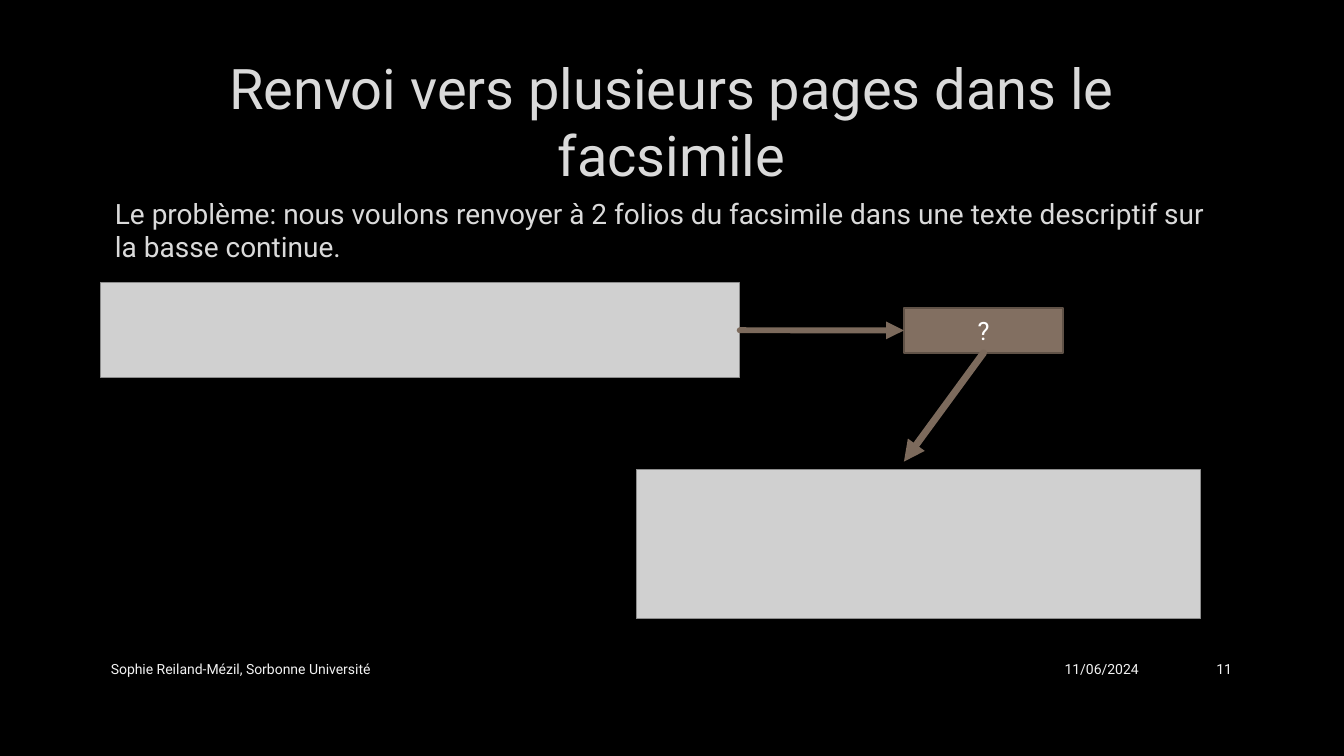
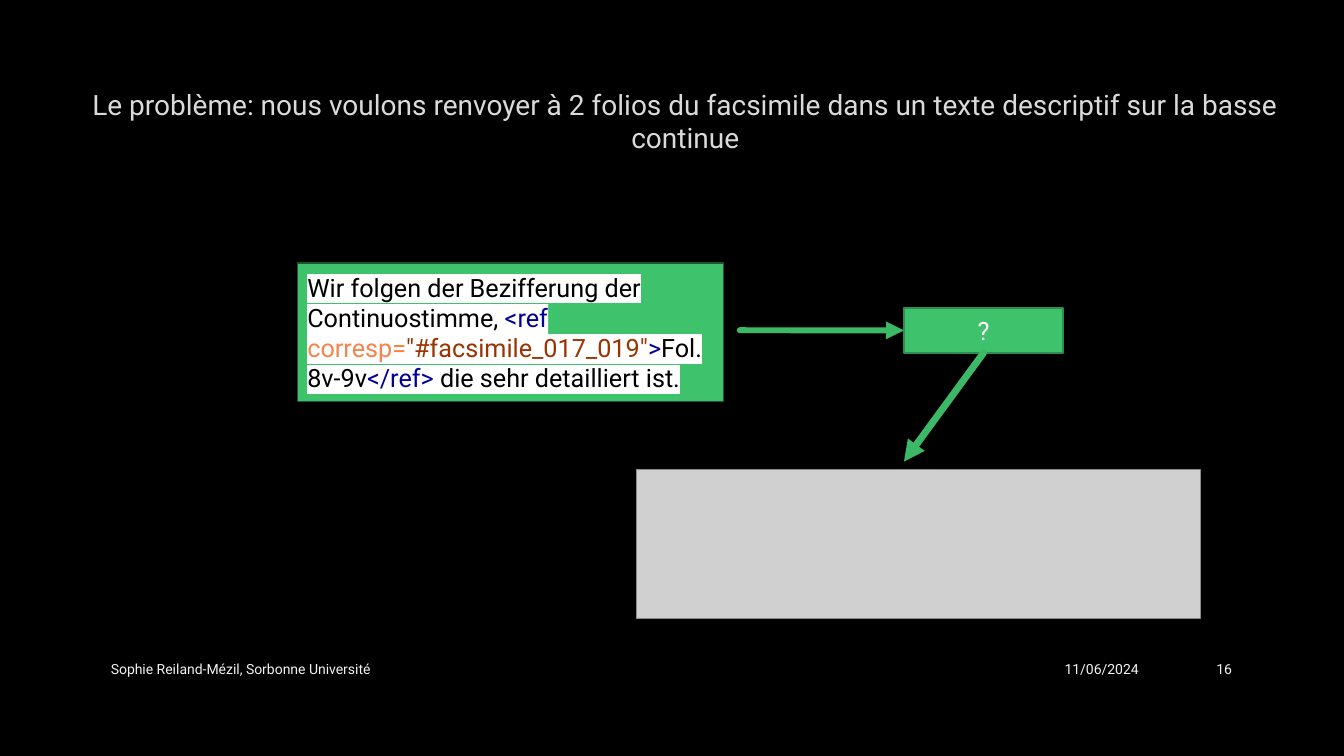
Before and after one commit to SophieReiland/graupner, a slide deck: slide 16 of presentations/Présentation_groupe_MEI.pptx (slide 11 before the commit). Drawn at 1344x756 pixels with LibreOffice and Linux fonts; fonts in the diff are those of the drawing; grey boxes stand for pictures; background and template pictures are left out. Boxes give left, top, right and bottom in pixels: in the first picture for what was removed or moved away, otherwise in the second. Text is boxed around its words. In the diff, an @@ line names an element or a change of style, - is before the commit and + after.

```diff
--- a/presentations/Présentation_groupe_MEI.pptx
+++ b/presentations/Présentation_groupe_MEI.pptx
@@ title at bbox=[92, 93, 1277, 149]: text changed; size 40 to 20 pt @@
-Renvoi vers plusieurs pages dans le facsimile
+Le problème: nous voulons renvoyer à 2 folios du facsimile dans un texte descriptif sur la basse continue
@@ text removed at bbox=[115, 202, 1203, 258] @@
-Le problème: nous voulons renvoyer à 2 folios du facsimile dans une texte descriptif sur la basse continue.
@@ rectangle added at bbox=[297, 263, 724, 401], fill #3EC26C, outline #1B552F 1.25 pt, 18 pt, text #000000 @@
+Wir folgen der Bezifferung der Continuostimme, <ref corresp="#facsimile_017_019">Fol. 8v-9v</ref> die sehr detailliert ist.
@@ picture removed at bbox=[101, 283, 740, 378] @@
@@ rectangle "?" at bbox=[904, 309, 1064, 353]: fill #826F61 to #3EC26C; outline #605248 1.25 pt to #2E9050 1.25 pt @@
@@ arrow (740, 331) - (904, 331): stroke #7C6A5D 4.25 pt to #3BB967 4.25 pt @@
@@ arrow (984, 353) - (904, 462): stroke #7C6A5D 5 pt to #3BB967 5 pt @@
@@ page number at bbox=[1216, 664, 1232, 674]: text changed @@
-11
+16
```
Also in this commit, not shown: 18 other slides changed, 10 slides added.
